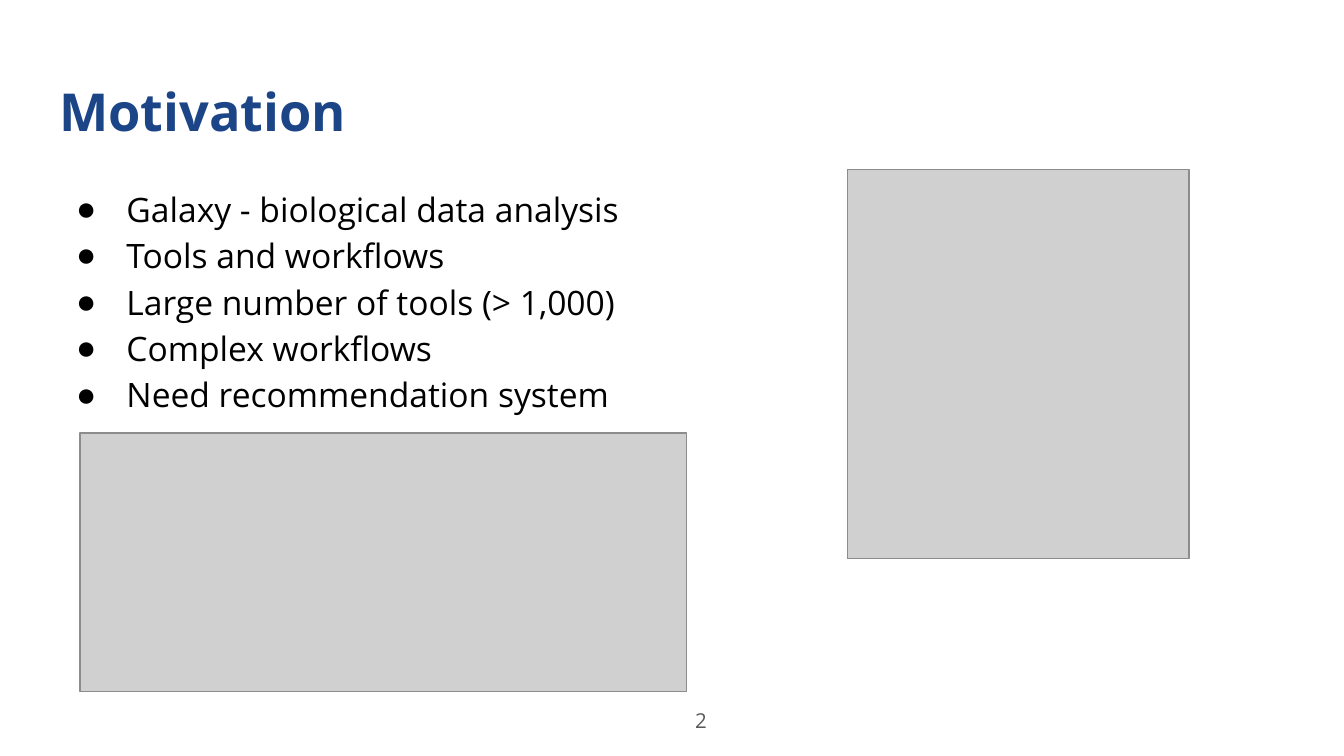
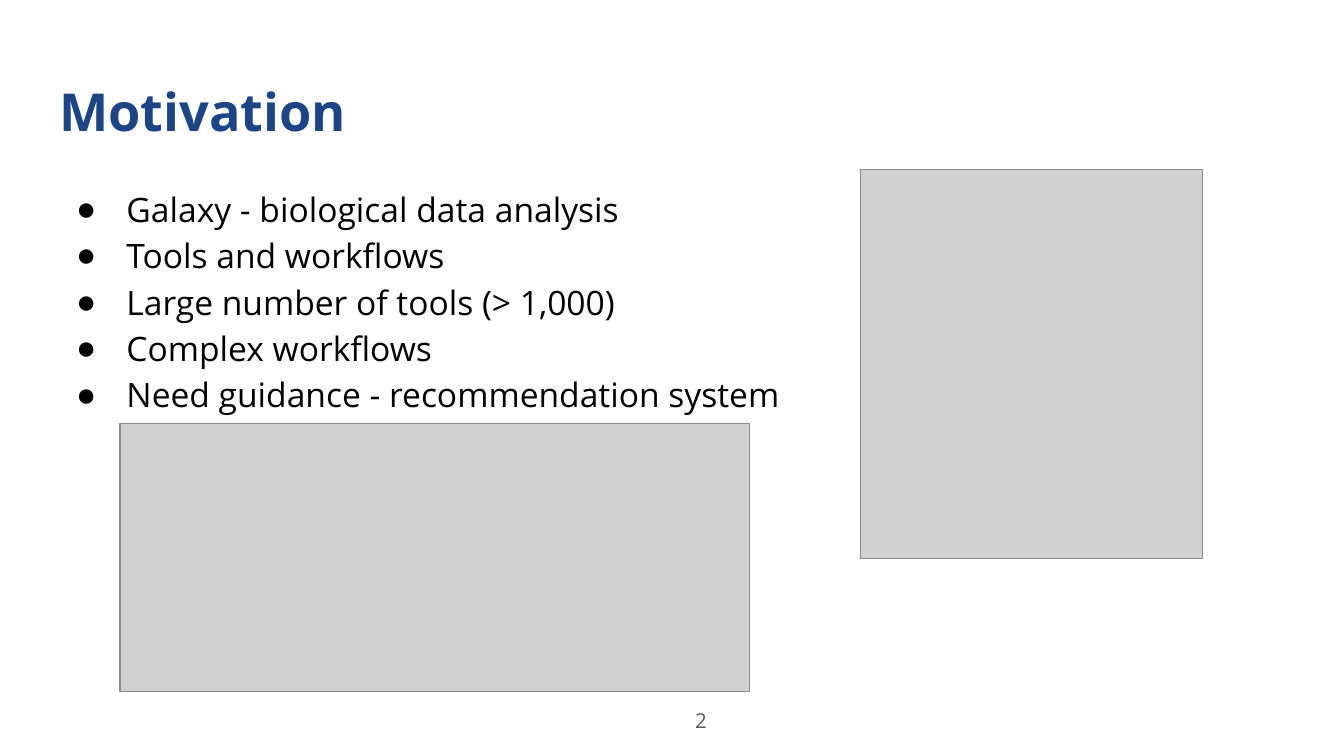
Before and after one commit to anuprulez/latex_master_thesis, a slide deck: slide 2 of Presentation_figures/Final_MasterThesisPresentation.pptx. Drawn at 1344x756 pixels with LibreOffice and Linux fonts; fonts in the diff are those of the drawing; grey boxes stand for pictures. Boxes give left, top, right and bottom in pixels: in the first picture for what was removed or moved away, otherwise in the second. Text is boxed around its words. In the diff, an @@ line names an element or a change of style, - is before the commit and + after.

Commit message:
Update ppt and images

```diff
--- a/Presentation_figures/Final_MasterThesisPresentation.pptx
+++ b/Presentation_figures/Final_MasterThesisPresentation.pptx
@@ picture: place and size @@
-picture at <box>847,169,1188,559</box>
+picture at <box>860,169,1202,559</box>
@@ text at <box>126,381,779,415</box>: text changed @@
-● Need recommendation system
+● Need guidance - recommendation system
@@ picture: place and size @@
-picture at <box>81,433,687,691</box>
+picture at <box>120,423,749,691</box>
```
Also in this commit, not shown: 36 other slides changed, 22 slides added, 21 slides removed, 10 other files.
